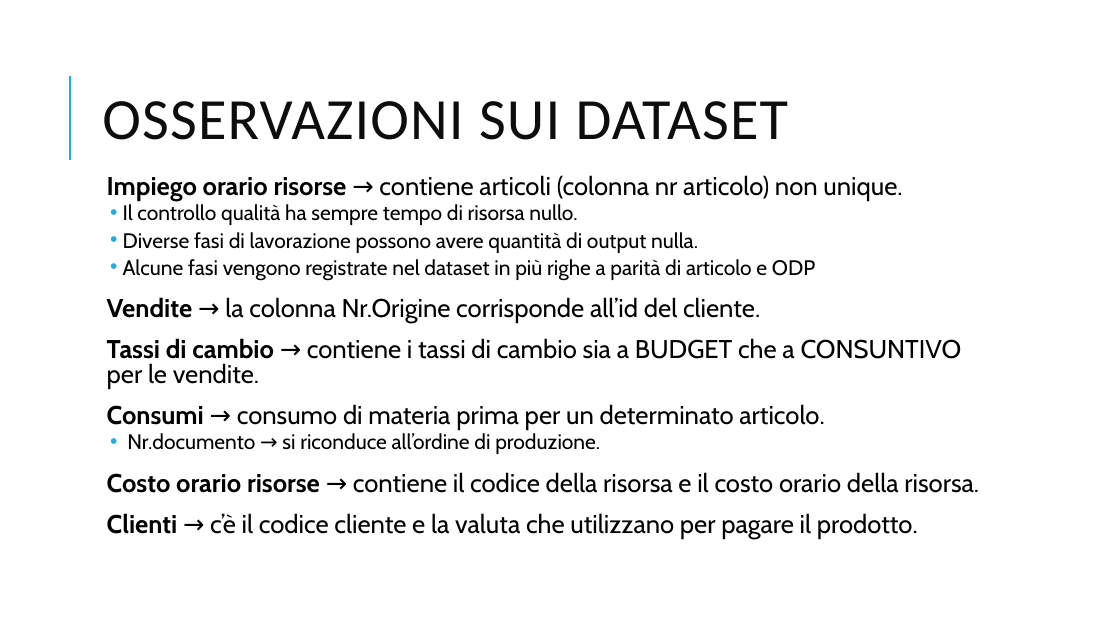
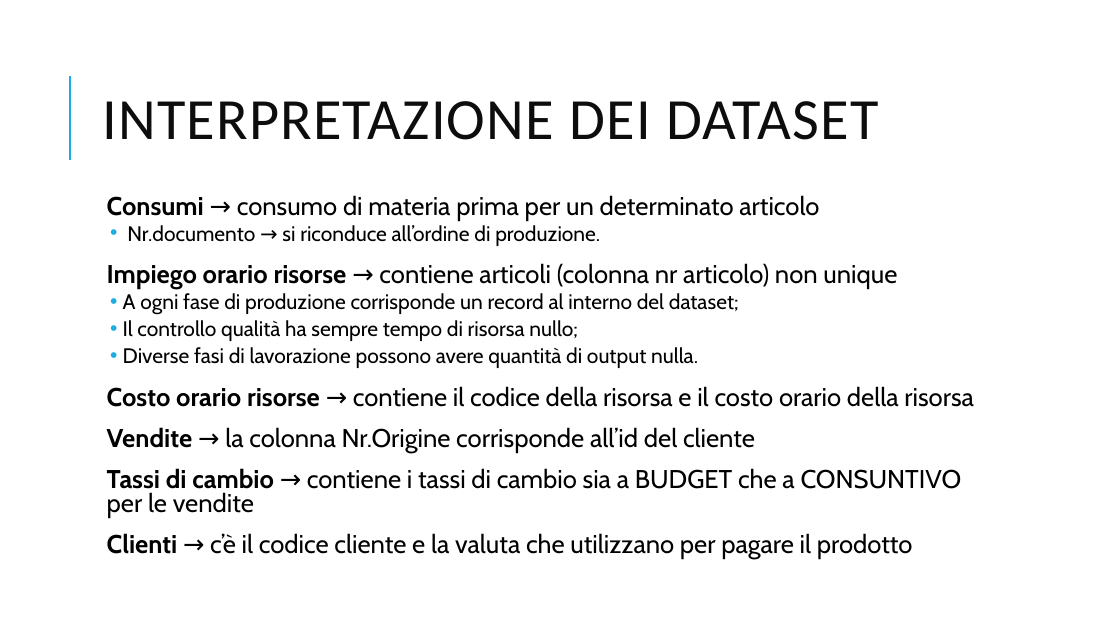
Before and after one commit to VinciGit00/SCGProject, a slide deck: slide 4 of Document/PresentazioneProgetto.pptx. Drawn at 1120x630 pixels with LibreOffice and Linux fonts; fonts in the diff are those of the drawing. Boxes give left, top, right and bottom in pixels: in the first picture for what was removed or moved away, otherwise in the second. Text is boxed around its words. In the diff, an @@ line names an element or a change of style, - is before the commit and + after.

```diff
--- a/Document/PresentazioneProgetto.pptx
+++ b/Document/PresentazioneProgetto.pptx
@@ title at (102,101,878,140): text changed @@
-OSSERVAZIONI SUI DATASET
+INTERPRETAZIONE DEI DATASET
@@ text "Consumi → consumo di materia ...": place and size @@
-text "Consumi → consumo di materia ..." at (107,175,979,539)
+text "Consumi → consumo di materia ..." at (107,195,973,559)
@@ text at (107,195,897,341): text changed; size 22 to 18 pt @@
-  Impiego orario risorse → contiene articoli (colonna nr articolo) non unique.
-  • Il controllo qualità ha sempre tempo di risorsa nullo.
+  Consumi → consumo di materia prima per un determinato articolo
+  • Nr.documento → si riconduce all’ordine di produzione.
+  Impiego orario risorse → contiene articoli (colonna nr articolo) non unique
+  • A ogni fase di produzione corrisponde un record al interno del dataset;
+  • Il controllo qualità ha sempre tempo di risorsa nullo;
@@ text at (107,386,973,559): text changed @@
-  • Alcune fasi vengono registrate nel dataset in più righe a parità di articolo e ODP
-  Vendite → la colonna Nr.Origine corrisponde all’id del cliente.
-  Tassi di cambio → contiene i tassi di cambio sia a BUDGET che a CONSUNTIVO per le vendite.
-  Consumi → consumo di materia prima per un determinato articolo.
-  • Nr.documento → si riconduce all’ordine di produzione.
-  Costo orario risorse → contiene il codice della risorsa e il costo orario della risorsa.
-  Clienti → c’è il codice cliente e la valuta che utilizzano per pagare il prodotto.
+  Costo orario risorse → contiene il codice della risorsa e il costo orario della risorsa
+  Vendite → la colonna Nr.Origine corrisponde all’id del cliente
+  Tassi di cambio → contiene i tassi di cambio sia a BUDGET che a CONSUNTIVO per le vendite
+  Clienti → c’è il codice cliente e la valuta che utilizzano per pagare il prodotto
```
Also in this commit, not shown: 11 other slides changed, 7 slides added, 8 slides removed, 6 other files.
